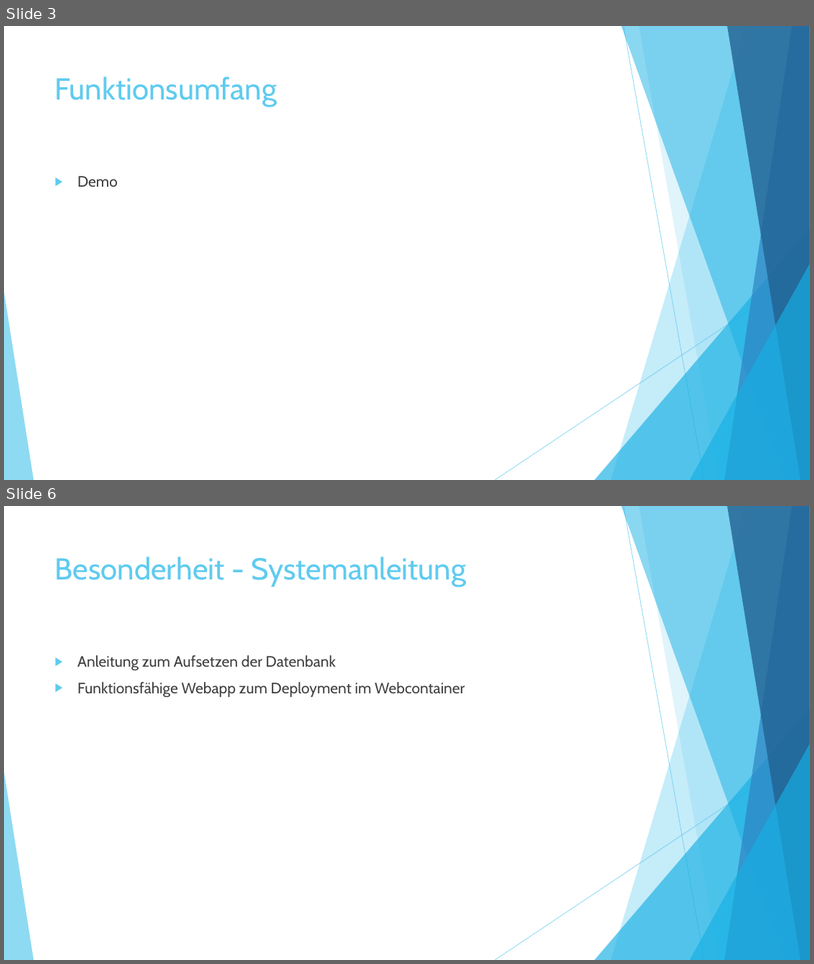
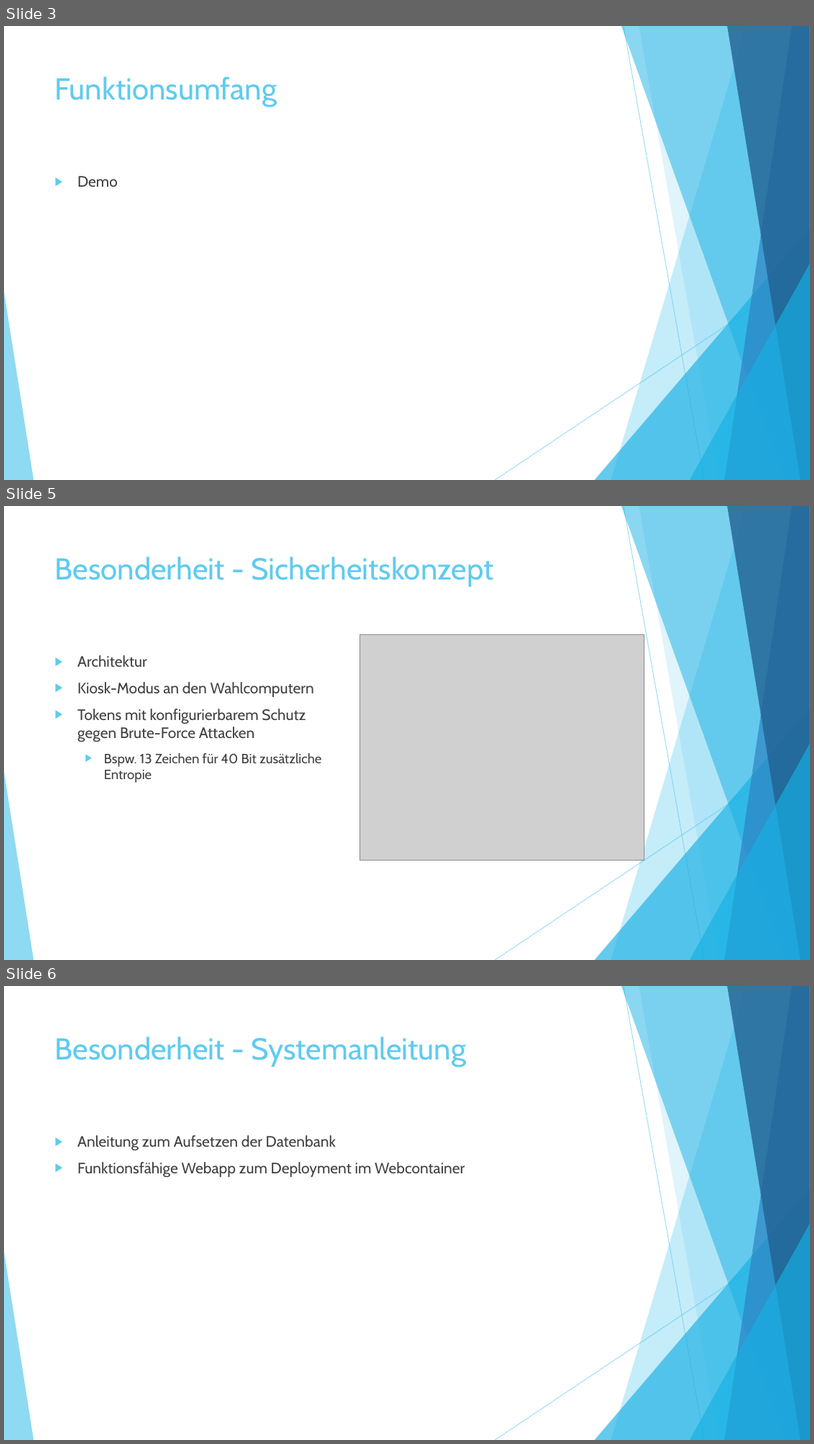
Before and after one commit to franzigeiger/unicorn, a slide deck: Dokumentation_DBS/Wahlinformationssystem.pptx. Shown one above the other, each under a label of ours: slides 3 and 6 before the commit, slides 3, 5 and 6 after it; the slides between them are not shown. The pictures are 814x964 and 814x1444 pixels, drawn with LibreOffice and Linux fonts; fonts in the diff are those of the drawing; grey boxes stand for pictures. Boxes give left, top, right and bottom in pixels: in the first picture for what was removed or moved away, otherwise in the second. Text is boxed around its words. In the diff, an @@ line names an element or a change of style, - is before the commit and + after.

Commit message:
presentation

```diff
--- a/Dokumentation_DBS/Wahlinformationssystem.pptx
+++ b/Dokumentation_DBS/Wahlinformationssystem.pptx
@@ slide 5 added at <box>4,506,810,960</box>, background #FFFFFF; not listed: 10 template elements that a slide beside it also shows @@
@@ title added at <box>55,556,494,587</box>, 36 pt, text #5FCBEF @@
+Besonderheit - Sicherheitskonzept
@@ picture added at <box>360,635,645,860</box> @@
@@ text added at <box>77,655,322,782</box>, 18 pt, text #404040 @@
+▶ Architektur
+▶ Kiosk-Modus an den Wahlcomputern
+▶ Tokens mit konfigurierbarem Schutz gegen Brute-Force Attacken
+  ▶ Bspw. 13 Zeichen für 40 Bit zusätzliche Entropie
```
Also in this commit, not shown: 1 other slide added, 2 slides removed.
